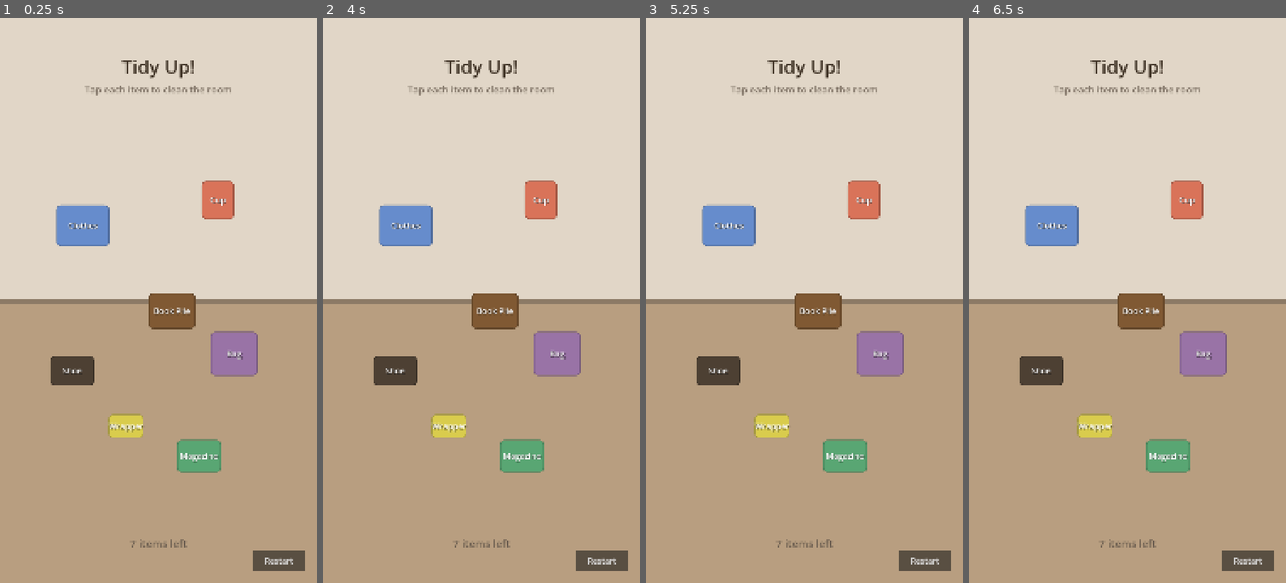
Above: before the commit, frames 1-4 (left to right).
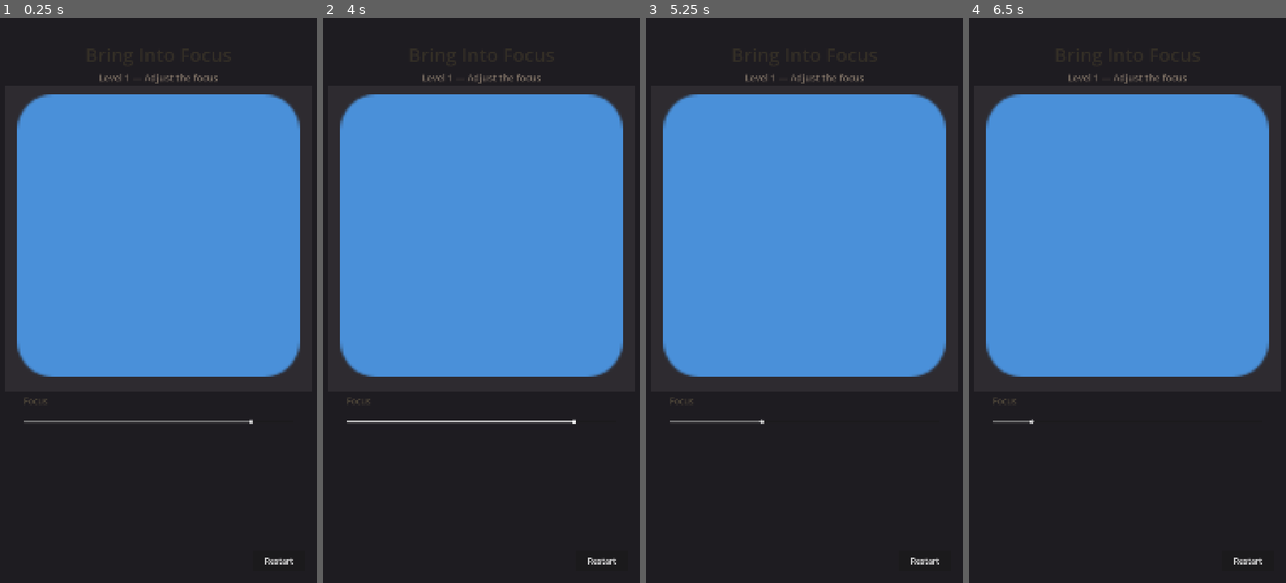
Above: after the commit, the same moments.

Repository: snottleDev/story-powered
Game: Godot game, scene res://prototypes/03_bring_into_focus/bring_into_focus.tscn
The game is run twice, just before and just after one commit, with the same random seed, the same clock (stepped at 60 frames per second) and the same inputs. Before the commit the project starts from res://prototypes/02_cleaning_room/cleaning_room.tscn.
Inputs (mouse positions are in pixels of both pictures, inside the frame that each line leads up to):
- Up to frame 1 (0.25 s): no input
- Up to frame 2 (4 s): click "Restart" at 0.5 s; click "Restart" at 1.25 s; click "Restart" at 2 s; tap Enter at 2.75 s; move the mouse to (551, 272) at 2.77 s; click (551, 272) at 2.92 s; tap Space at 3.5 s; drag from (418, 328) to (465, 413) at 3.52 s
- Up to frame 3 (5.25 s): tap Enter at 4.25 s; move the mouse to (836, 176) at 4.27 s; click (836, 176) at 4.42 s; tap Space at 5 s; drag from (788, 413) to (709, 215) at 5.02 s
- Up to frame 4 (6.5 s): tap Enter at 5.75 s; move the mouse to (1222, 385) at 5.77 s; click (1222, 385) at 5.92 s

The runs differ from the first frame. In frame 1, 100% of the frame differs, in the area x 0-100%, y 0-100%; in frame 2, 100%; in frame 3, 100%; in frame 4, 100%.

Commit message:
Add P2 tidy mode and P3 bring-into-focus slider puzzle
P2: items can now be "tidied" (swap graphic + reposition) instead of
just removed. JSON config sets mode per item. Clothes, books, shoe, bag
use tidy mode; cup, wrapper, magazine use remove mode.

P3: new slider-based focus puzzle with 3 difficulty levels — single
focus slider, double-vision alignment + focus, and alignment + focus +
wave distortion. Custom GLSL shader, reusable engine, JSON config.

Co-Authored-By: Claude Opus 4.6 <noreply@anthropic.com>

Diff:
--- a/project.godot
+++ b/project.godot
@@ -16,7 +16,7 @@
 
 config/name="Story-Powered"
 config/description="Interactive story game with data-driven narrative system"
-run/main_scene="res://prototypes/02_cleaning_room/cleaning_room.tscn"
+run/main_scene="res://prototypes/03_bring_into_focus/bring_into_focus.tscn"
 config/features=PackedStringArray("4.6", "Mobile")
 config/icon="res://icon.svg"
 
--- a/prototypes/02_cleaning_room/cleaning_room.json
+++ b/prototypes/02_cleaning_room/cleaning_room.json
@@ -1,6 +1,6 @@
 {
     "title": "Tidy Up!",
-    "subtitle": "Tap each item to clean the room",
+    "subtitle": "Tap each item to clean or tidy it",
     "success_text": "Spotless!",
     "background_color": [0.93, 0.90, 0.86],
     "items": [
@@ -9,49 +9,68 @@
             "label": "Clothes",
             "color": [0.4, 0.55, 0.80],
             "size": [180, 140],
-            "position": [0.22, 0.28]
+            "position": [0.22, 0.28],
+            "mode": "tidy",
+            "tidy_color": [0.5, 0.65, 0.88],
+            "tidy_size": [140, 100],
+            "tidy_position": [0.05, 0.15]
         },
         {
             "id": "cup",
             "label": "Cup",
             "color": [0.85, 0.45, 0.35],
             "size": [110, 130],
-            "position": [0.72, 0.22]
+            "position": [0.72, 0.22],
+            "mode": "remove"
         },
         {
             "id": "book_pile",
             "label": "Books",
             "color": [0.50, 0.35, 0.20],
             "size": [160, 120],
-            "position": [0.55, 0.48]
+            "position": [0.55, 0.48],
+            "mode": "tidy",
+            "tidy_color": [0.55, 0.40, 0.25],
+            "tidy_size": [120, 140],
+            "tidy_position": [0.85, 0.35]
         },
         {
             "id": "shoe",
             "label": "Shoe",
             "color": [0.30, 0.25, 0.20],
             "size": [150, 100],
-            "position": [0.18, 0.62]
+            "position": [0.18, 0.62],
+            "mode": "tidy",
+            "tidy_color": [0.35, 0.30, 0.25],
+            "tidy_size": [130, 80],
+            "tidy_position": [0.10, 0.85]
         },
         {
             "id": "bag",
             "label": "Bag",
             "color": [0.60, 0.45, 0.65],
             "size": [160, 150],
-            "position": [0.78, 0.58]
+            "position": [0.78, 0.58],
+            "mode": "tidy",
+            "tidy_color": [0.65, 0.50, 0.70],
+            "tidy_size": [140, 130],
+            "tidy_position": [0.80, 0.80]
         },
         {
             "id": "wrapper",
             "label": "Wrapper",
             "color": [0.85, 0.80, 0.30],
             "size": [120, 80],
-            "position": [0.38, 0.75]
+            "position": [0.38, 0.75],
+            "mode": "remove"
         },
         {
             "id": "magazine",
             "label": "Magazine",
             "color": [0.35, 0.65, 0.45],
             "size": [150, 110],
-            "position": [0.65, 0.82]
+            "position": [0.65, 0.82],
+            "mode": "remove"
         }
     ]
 }
--- a/prototypes/02_cleaning_room/tap_to_clear_engine.gd
+++ b/prototypes/02_cleaning_room/tap_to_clear_engine.gd
@@ -88,13 +88,15 @@
 		add_child(item)
 
 
-func _create_item(item_def: Dictionary) -> Node2D:
-	# Convert percentage position to pixel position within the clutter area
-	var pct: Array = item_def.position
-	var px := Vector2(
+func _pct_to_px(pct: Array) -> Vector2:
+	return Vector2(
 		_clutter_area.position.x + _clutter_area.size.x * pct[0],
 		_clutter_area.position.y + _clutter_area.size.y * pct[1]
 	)
+
+
+func _create_item(item_def: Dictionary) -> Node2D:
+	var px := _pct_to_px(item_def.position)
 
 	# Try loading a texture if the JSON specifies one
 	var texture: Texture2D = null
@@ -103,6 +105,7 @@
 
 	var c: Array = item_def.color
 	var sz: Array = item_def.size
+	var mode: String = item_def.get("mode", "remove")
 
 	var item := Node2D.new()
 	item.set_script(TappableItem)
@@ -111,7 +114,30 @@
 	item.item_color = Color(c[0], c[1], c[2])
 	item.item_size  = Vector2(sz[0], sz[1])
 	item.item_texture = texture  # null is fine — triggers placeholder
+	item.item_mode = mode
 	item.item_removed.connect(_on_item_removed)
+
+	# Tidy-mode: set target state
+	if mode == "tidy":
+		if item_def.has("tidy_position"):
+			item.tidy_position = _pct_to_px(item_def.tidy_position)
+		else:
+			item.tidy_position = px  # Stay in place if not specified
+
+		if item_def.has("tidy_color"):
+			var tc: Array = item_def.tidy_color
+			item.tidy_color = Color(tc[0], tc[1], tc[2])
+		else:
+			item.tidy_color = Color(c[0], c[1], c[2]).lightened(0.15)
+
+		if item_def.has("tidy_size"):
+			var ts: Array = item_def.tidy_size
+			item.tidy_size = Vector2(ts[0], ts[1])
+		else:
+			item.tidy_size = Vector2(sz[0], sz[1])
+
+		if item_def.has("tidy_texture") and ResourceLoader.exists(item_def.tidy_texture):
+			item.tidy_texture = load(item_def.tidy_texture)
 
 	return item
 
--- a/prototypes/02_cleaning_room/tappable_item.gd
+++ b/prototypes/02_cleaning_room/tappable_item.gd
@@ -1,6 +1,7 @@
 extends Node2D
 ## A single tappable clutter item.
-## Tap it → plays a pop-and-disappear animation → emits item_removed.
+## Mode "remove": tap → pop-and-disappear animation → emits item_removed.
+## Mode "tidy":   tap → swap to tidy graphic + slide to tidy position → emits item_removed.
 ## Supports an optional texture; falls back to a colored placeholder with label.
 
 signal item_removed(item_id: String)
@@ -9,10 +10,19 @@
 @export var item_color: Color = Color.WHITE
 @export var item_size: Vector2 = Vector2(160, 160)
 
+## "remove" (disappear on tap) or "tidy" (swap graphic + reposition)
+var item_mode: String = "remove"
+
 ## Optional texture — set by the engine after load. If null, uses placeholder.
 var item_texture: Texture2D = null
 
-var _is_removed: bool = false  # Guard against double-taps during animation
+## Tidy-mode target state (ignored when mode == "remove")
+var tidy_position: Vector2 = Vector2.ZERO
+var tidy_color: Color = Color.WHITE
+var tidy_size: Vector2 = Vector2(160, 160)
+var tidy_texture: Texture2D = null
+
+var _is_done: bool = false  # Guard against double-taps during animation
 
 
 func _ready() -> void:
@@ -75,7 +85,7 @@
 # ── Input ──
 
 func _input(event: InputEvent) -> void:
-	if _is_removed:
+	if _is_done:
 		return
 
 	var tapped := false
@@ -94,7 +104,10 @@
 				get_viewport().set_input_as_handled()
 
 	if tapped:
-		_play_remove_animation()
+		if item_mode == "tidy":
+			_play_tidy_animation()
+		else:
+			_play_remove_animation()
 
 
 func _is_point_inside(point: Vector2) -> bool:
@@ -107,7 +120,7 @@
 # ── Animation ──
 
 func _play_remove_animation() -> void:
-	_is_removed = true  # Block further taps immediately
+	_is_done = true  # Block further taps immediately
 
 	# Quick pop: scale up slightly, then shrink to nothing while fading out
 	var tween := create_tween()
@@ -124,6 +137,38 @@
 	tween.chain().tween_callback(_on_remove_complete)
 
 
+func _play_tidy_animation() -> void:
+	_is_done = true
+
+	# Quick bounce, then rebuild with tidy visuals and slide to tidy position
+	var tween := create_tween()
+	tween.tween_property(self, "scale", Vector2(1.1, 1.1), 0.06) \
+		.set_ease(Tween.EASE_OUT)
+	tween.tween_callback(_swap_to_tidy_visual)
+	tween.tween_property(self, "scale", Vector2(1.0, 1.0), 0.08) \
+		.set_ease(Tween.EASE_OUT)
+	tween.tween_property(self, "position", tidy_position, 0.25) \
+		.set_ease(Tween.EASE_IN_OUT).set_trans(Tween.TRANS_QUAD)
+	tween.tween_callback(_on_tidy_complete)
+
+
+func _swap_to_tidy_visual() -> void:
+	# Remove all current visual children
+	for child in get_children():
+		child.queue_free()
+
+	# Apply tidy state
+	item_color = tidy_color
+	item_size = tidy_size
+	item_texture = tidy_texture
+	_build_visual()
+
+
+func _on_tidy_complete() -> void:
+	item_removed.emit(item_id)
+	# Item stays in the scene — it's now tidy
+
+
 func _on_remove_complete() -> void:
 	item_removed.emit(item_id)
 	queue_free()  # Remove from scene tree — it's gone
--- /dev/null
+++ b/prototypes/03_bring_into_focus/bring_into_focus.gd
@@ -0,0 +1,50 @@
+extends Node2D
+## Bring-into-focus puzzle — thin visual wrapper.
+## Builds a simple backdrop and hands off to the focus engine.
+
+const FocusEngineScene = preload("res://prototypes/03_bring_into_focus/focus_engine.tscn")
+
+const SCREEN_W: float = 1080.0
+const SCREEN_H: float = 1920.0
+
+
+func _ready() -> void:
+	_build_background()
+	_start_puzzle()
+
+
+# ── Background ──
+
+func _build_background() -> void:
+	# Dark, slightly warm background — like a dim room
+	var bg := ColorRect.new()
+	bg.size = Vector2(SCREEN_W, SCREEN_H)
+	bg.color = Color(0.12, 0.11, 0.13)
+	bg.z_index = -10
+	add_child(bg)
+
+	# Subtle lighter area behind the image
+	var frame := ColorRect.new()
+	frame.size = Vector2(SCREEN_W - 40, 1040)
+	frame.position = Vector2(20, 230)
+	frame.color = Color(0.18, 0.17, 0.19)
+	frame.z_index = -9
+	add_child(frame)
+
+
+# ── Puzzle Engine ──
+
+func _start_puzzle() -> void:
+	var engine := FocusEngineScene.instantiate()
+
+	# Image area — centered, square-ish
+	var image_rect := Rect2(60, 260, SCREEN_W - 120, 960)
+	engine.set_image_area(image_rect)
+
+	engine.load_puzzle("res://prototypes/03_bring_into_focus/bring_into_focus.json")
+	engine.puzzle_completed.connect(_on_puzzle_completed)
+	add_child(engine)
+
+
+func _on_puzzle_completed() -> void:
+	pass  # Hook for scene-specific celebration later
--- /dev/null
+++ b/prototypes/03_bring_into_focus/bring_into_focus.json
@@ -0,0 +1,78 @@
+{
+    "title": "Bring Into Focus",
+    "image": "res://icon.svg",
+    "levels": [
+        {
+            "id": "simple_focus",
+            "label": "Adjust the focus",
+            "effects": [
+                {
+                    "id": "blur",
+                    "label": "Focus",
+                    "min": 0.0,
+                    "max": 1.0,
+                    "start": 0.85,
+                    "target": 0.0,
+                    "tolerance": 0.06
+                }
+            ]
+        },
+        {
+            "id": "double_vision",
+            "label": "Align and focus",
+            "effects": [
+                {
+                    "id": "offset",
+                    "label": "Align",
+                    "min": -1.0,
+                    "max": 1.0,
+                    "start": 0.7,
+                    "target": 0.0,
+                    "tolerance": 0.06
+                },
+                {
+                    "id": "blur",
+                    "label": "Focus",
+                    "min": 0.0,
+                    "max": 1.0,
+                    "start": 0.65,
+                    "target": 0.0,
+                    "tolerance": 0.06
+                }
+            ]
+        },
+        {
+            "id": "full_correction",
+            "label": "Align, focus, and correct the distortion",
+            "effects": [
+                {
+                    "id": "offset",
+                    "label": "Align",
+                    "min": -1.0,
+                    "max": 1.0,
+                    "start": -0.6,
+                    "target": 0.0,
+                    "tolerance": 0.06
+                },
+                {
+                    "id": "blur",
+                    "label": "Focus",
+                    "min": 0.0,
+                    "max": 1.0,
+                    "start": 0.55,
+                    "target": 0.0,
+                    "tolerance": 0.06
+                },
+                {
+                    "id": "distortion",
+                    "label": "Correct",
+                    "min": 0.0,
+                    "max": 1.0,
+                    "start": 0.7,
+                    "target": 0.0,
+                    "tolerance": 0.06
+                }
+            ]
+        }
+    ]
+}
--- /dev/null
+++ b/prototypes/03_bring_into_focus/bring_into_focus.tscn
@@ -0,0 +1,6 @@
+[gd_scene load_steps=2 format=3 uid="uid://bring_into_focus"]
+
+[ext_resource type="Script" path="res://prototypes/03_bring_into_focus/bring_into_focus.gd" id="1_wrapper"]
+
+[node name="BringIntoFocus" type="Node2D"]
+script = ExtResource("1_wrapper")
--- /dev/null
+++ b/prototypes/03_bring_into_focus/focus_engine.gd
@@ -0,0 +1,266 @@
+extends Node2D
+## Reusable focus-puzzle engine.
+## Reads a JSON config with multiple levels, each having 1–3 shader effects
+## controlled by sliders. Completes when all sliders are within tolerance.
+
+const SCREEN_W: float = 1080.0
+const SCREEN_H: float = 1920.0
+
+signal level_completed(level_index: int)
+signal puzzle_completed
+
+@export_file("*.json") var puzzle_data_path: String
+
+var _puzzle_data: Dictionary = {}
+var _current_level: int = 0
+var _levels: Array = []
+
+# Shader effect ↔ slider wiring
+var _image_rect: TextureRect
+var _shader_mat: ShaderMaterial
+var _sliders: Dictionary = {}          # effect_id → HSlider
+var _targets: Dictionary = {}          # effect_id → { target, tolerance }
+var _all_correct_timer: float = 0.0    # Must stay correct for this duration
+const HOLD_DURATION: float = 0.4       # Seconds all sliders must be in tolerance
+
+var _title_label: Label
+var _level_label: Label
+var _success_label: Label
+var _slider_container: VBoxContainer
+
+var _image_area: Rect2 = Rect2(40, 250, 1000, 1000)
+var _is_level_done: bool = false
+
+
+# ── Public API ──
+
+func set_image_area(rect: Rect2) -> void:
+	_image_area = rect
+
+
+func load_puzzle(path: String = "") -> void:
+	if path != "":
+		puzzle_data_path = path
+	assert(puzzle_data_path != "", "focus_engine: No puzzle_data_path set.")
+
+	var file := FileAccess.open(puzzle_data_path, FileAccess.READ)
+	assert(file != null, "focus_engine: Could not open: " + puzzle_data_path)
+
+	var json := JSON.new()
+	var err := json.parse(file.get_as_text())
+	assert(err == OK, "focus_engine: JSON parse error: " + json.get_error_message())
+	_puzzle_data = json.data
+	_levels = _puzzle_data.levels
+
+	_build_title()
+	_build_image()
+	_build_level_label()
+	_build_slider_container()
+	_build_success_label()
+	_build_restart_button()
+	_load_level(0)
+
+
+# ── Title ──
+
+func _build_title() -> void:
+	_title_label = Label.new()
+	_title_label.text = _puzzle_data.get("title", "Focus")
+	_title_label.horizontal_alignment = HORIZONTAL_ALIGNMENT_CENTER
+	_title_label.size = Vector2(SCREEN_W, 100)
+	_title_label.position = Vector2(0, 80)
+	_title_label.add_theme_font_size_override("font_size", 64)
+	_title_label.add_theme_color_override("font_color", Color(0.2, 0.18, 0.15))
+	add_child(_title_label)
+
+
+func _build_level_label() -> void:
+	_level_label = Label.new()
+	_level_label.horizontal_alignment = HORIZONTAL_ALIGNMENT_CENTER
+	_level_label.size = Vector2(SCREEN_W, 50)
+	_level_label.position = Vector2(0, 180)
+	_level_label.add_theme_font_size_override("font_size", 32)
+	_level_label.add_theme_color_override("font_color", Color(0.5, 0.45, 0.4))
+	add_child(_level_label)
+
+
+# ── Image ──
+
+func _build_image() -> void:
+	_image_rect = TextureRect.new()
+	_image_rect.position = _image_area.position
+	_image_rect.size = _image_area.size
+	_image_rect.stretch_mode = TextureRect.STRETCH_KEEP_ASPECT_CENTERED
+	_image_rect.expand_mode = TextureRect.EXPAND_FIT_WIDTH_PROPORTIONAL
+
+	# Load texture
+	var image_path: String = _puzzle_data.get("image", "res://icon.svg")
+	if ResourceLoader.exists(image_path):
+		_image_rect.texture = load(image_path)
+
+	# Apply shader
+	var shader := load("res://prototypes/03_bring_into_focus/focus_shader.gdshader") as Shader
+	_shader_mat = ShaderMaterial.new()
+	_shader_mat.shader = shader
+	_image_rect.material = _shader_mat
+
+	add_child(_image_rect)
+
+
+# ── Sliders ──
+
+func _build_slider_container() -> void:
+	_slider_container = VBoxContainer.new()
+	_slider_container.position = Vector2(80, _image_area.end.y + 60)
+	_slider_container.size = Vector2(SCREEN_W - 160, 500)
+	_slider_container.add_theme_constant_override("separation", 20)
+	add_child(_slider_container)
+
+
+func _clear_sliders() -> void:
+	for child in _slider_container.get_children():
+		child.queue_free()
+	_sliders.clear()
+	_targets.clear()
+
+
+func _create_slider(effect: Dictionary) -> void:
+	var effect_id: String = effect.id
+
+	# Label
+	var label := Label.new()
+	label.text = effect.get("label", effect_id.capitalize())
+	label.add_theme_font_size_override("font_size", 30)
+	label.add_theme_color_override("font_color", Color(0.3, 0.27, 0.22))
+	_slider_container.add_child(label)
+
+	# Slider
+	var slider := HSlider.new()
+	slider.min_value = effect.get("min", 0.0)
+	slider.max_value = effect.get("max", 1.0)
+	slider.step = 0.005
+	slider.value = effect.get("start", 0.5)
+	slider.custom_minimum_size = Vector2(0, 60)
+	slider.size_flags_horizontal = Control.SIZE_EXPAND_FILL
+	_slider_container.add_child(slider)
+
+	# Wire slider to shader uniform
+	var uniform_name: String = effect_id + "_amount"
+	_shader_mat.set_shader_parameter(uniform_name, slider.value)
+	slider.value_changed.connect(func(val: float):
+		_shader_mat.set_shader_parameter(uniform_name, val)
+		_all_correct_timer = 0.0  # Reset hold timer on any change
+	)
+
+	_sliders[effect_id] = slider
+	_targets[effect_id] = {
+		"target": effect.get("target", 0.0),
+		"tolerance": effect.get("tolerance", 0.05)
+	}
+
+
+# ── Level Management ──
+
+func _load_level(index: int) -> void:
+	_current_level = index
+	_is_level_done = false
+	_all_correct_timer = 0.0
+
+	var level: Dictionary = _levels[index]
+	_level_label.text = "Level %d — %s" % [index + 1, level.get("label", "")]
+
+	_clear_sliders()
+
+	# Reset all shader params to defaults (no effect)
+	_shader_mat.set_shader_parameter("blur_amount", 0.0)
+	_shader_mat.set_shader_parameter("offset_amount", 0.0)
+	_shader_mat.set_shader_parameter("distortion_amount", 0.0)
+
+	for effect in level.effects:
+		_create_slider(effect)
+		# Set shader to start value
+		var uniform_name: String = effect.id + "_amount"
+		_shader_mat.set_shader_parameter(uniform_name, effect.get("start", 0.5))
+
+
+func _advance_level() -> void:
+	_is_level_done = true
+	level_completed.emit(_current_level)
+
+	if _current_level + 1 < _levels.size():
+		# Brief pause, then next level
+		await get_tree().create_timer(0.8).timeout
+		_load_level(_current_level + 1)
+	else:
+		_play_success()
+
+
+# ── Completion Check ──
+
+func _process(delta: float) -> void:
+	if _is_level_done or _sliders.is_empty():
+		return
+
+	var all_ok := true
+	for effect_id in _sliders:
+		var slider: HSlider = _sliders[effect_id]
+		var info: Dictionary = _targets[effect_id]
+		if absf(slider.value - info.target) > info.tolerance:
+			all_ok = false
+			break
+
+	if all_ok:
+		_all_correct_timer += delta
+		if _all_correct_timer >= HOLD_DURATION:
+			_advance_level()
+	else:
+		_all_correct_timer = 0.0
+
+
+# ── Success ──
+
+func _build_success_label() -> void:
+	_success_label = Label.new()
+	_success_label.text = "Crystal Clear!"
+	_success_label.horizontal_alignment = HORIZONTAL_ALIGNMENT_CENTER
+	_success_label.vertical_alignment = VERTICAL_ALIGNMENT_CENTER
+	_success_label.size = Vector2(800, 120)
+	_success_label.position = Vector2(SCREEN_W / 2 - 400, SCREEN_H / 2 - 60)
+	_success_label.add_theme_font_size_override("font_size", 80)
+	_success_label.add_theme_color_override("font_color", Color(0.2, 0.65, 0.3))
+	_success_label.add_theme_color_override("font_shadow_color", Color(0, 0, 0, 0.3))
+	_success_label.add_theme_constant_override("shadow_offset_x", 3)
+	_success_label.add_theme_constant_override("shadow_offset_y", 3)
+	_success_label.modulate.a = 0.0
+	_success_label.z_index = 200
+	add_child(_success_label)
+
+
+func _play_success() -> void:
+	await get_tree().create_timer(0.2).timeout
+
+	var tween := create_tween()
+	tween.tween_property(_success_label, "modulate:a", 1.0, 0.4) \
+		.set_ease(Tween.EASE_OUT)
+	tween.tween_property(_success_label, "scale", Vector2(1.05, 1.05), 0.2) \
+		.set_ease(Tween.EASE_OUT).set_trans(Tween.TRANS_BACK)
+	tween.tween_property(_success_label, "scale", Vector2(1.0, 1.0), 0.15)
+
+	puzzle_completed.emit()
+
+
+# ── Restart ──
+
+func _build_restart_button() -> void:
+	var button := Button.new()
+	button.text = "Restart"
+	button.size = Vector2(180, 70)
+	button.position = Vector2(SCREEN_W - 180 - 40, SCREEN_H - 70 - 40)
+	button.add_theme_font_size_override("font_size", 28)
+	button.z_index = 200
+	button.pressed.connect(_on_restart)
+	add_child(button)
+
+
+func _on_restart() -> void:
+	get_tree().reload_current_scene()
--- /dev/null
+++ b/prototypes/03_bring_into_focus/focus_engine.tscn
@@ -0,0 +1,6 @@
+[gd_scene load_steps=2 format=3 uid="uid://focus_engine"]
+
+[ext_resource type="Script" path="res://prototypes/03_bring_into_focus/focus_engine.gd" id="1_engine"]
+
+[node name="FocusEngine" type="Node2D"]
+script = ExtResource("1_engine")
--- /dev/null
+++ b/prototypes/03_bring_into_focus/focus_shader.gdshader
@@ -0,0 +1,41 @@
+shader_type canvas_item;
+
+uniform float blur_amount : hint_range(0.0, 1.0) = 0.0;
+uniform float offset_amount : hint_range(-1.0, 1.0) = 0.0;
+uniform float distortion_amount : hint_range(0.0, 1.0) = 0.0;
+
+vec4 blur_sample(sampler2D tex, vec2 uv, float amount) {
+	// Weighted 9-sample blur — pixel stride scales with amount
+	vec2 ps = TEXTURE_PIXEL_SIZE * amount * 18.0;
+	vec4 color = texture(tex, uv) * 4.0;
+	color += texture(tex, uv + vec2(ps.x, 0.0)) * 2.0;
+	color += texture(tex, uv - vec2(ps.x, 0.0)) * 2.0;
+	color += texture(tex, uv + vec2(0.0, ps.y)) * 2.0;
+	color += texture(tex, uv - vec2(0.0, ps.y)) * 2.0;
+	color += texture(tex, uv + ps);
+	color += texture(tex, uv - ps);
+	color += texture(tex, uv + vec2(ps.x, -ps.y));
+	color += texture(tex, uv + vec2(-ps.x, ps.y));
+	return color / 16.0;
+}
+
+void fragment() {
+	vec2 uv = UV;
+
+	// Distortion — spatial wave
+	if (abs(distortion_amount) > 0.001) {
+		float wave_x = sin(uv.y * 25.0) * distortion_amount * 0.04;
+		float wave_y = cos(uv.x * 20.0) * distortion_amount * 0.03;
+		uv += vec2(wave_x, wave_y);
+	}
+
+	// Double vision — two offset copies blended
+	if (abs(offset_amount) > 0.001) {
+		vec2 shift = vec2(offset_amount * 0.06, offset_amount * 0.02);
+		vec4 c1 = blur_sample(TEXTURE, uv + shift, blur_amount);
+		vec4 c2 = blur_sample(TEXTURE, uv - shift, blur_amount);
+		COLOR = mix(c1, c2, 0.5);
+	} else {
+		COLOR = blur_sample(TEXTURE, uv, blur_amount);
+	}
+}
Not shown, added: prototypes/02_cleaning_room/cleaning_room.gd.uid
Not shown, added: prototypes/02_cleaning_room/tap_to_clear_engine.gd.uid
Not shown, added: prototypes/02_cleaning_room/tappable_item.gd.uid
Not shown, added: prototypes/03_bring_into_focus/bring_into_focus.gd.uid
Not shown, added: prototypes/03_bring_into_focus/focus_engine.gd.uid
Not shown, added: prototypes/03_bring_into_focus/focus_shader.gdshader.uid
Not shown, changed: .claude/BOOT.md
Not shown, added: .claude/session_logs/2026-02-19_1900_session_05.md
